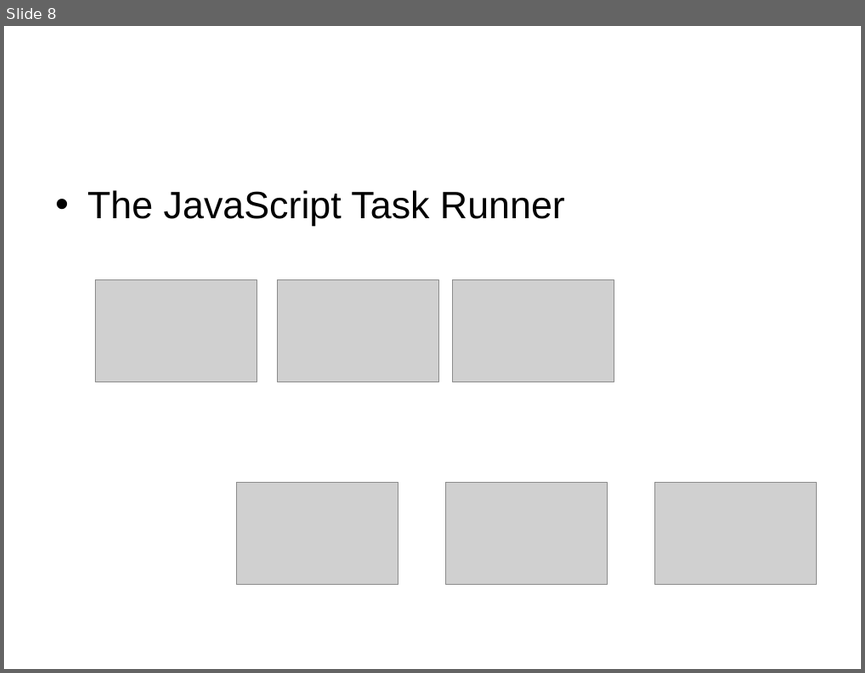
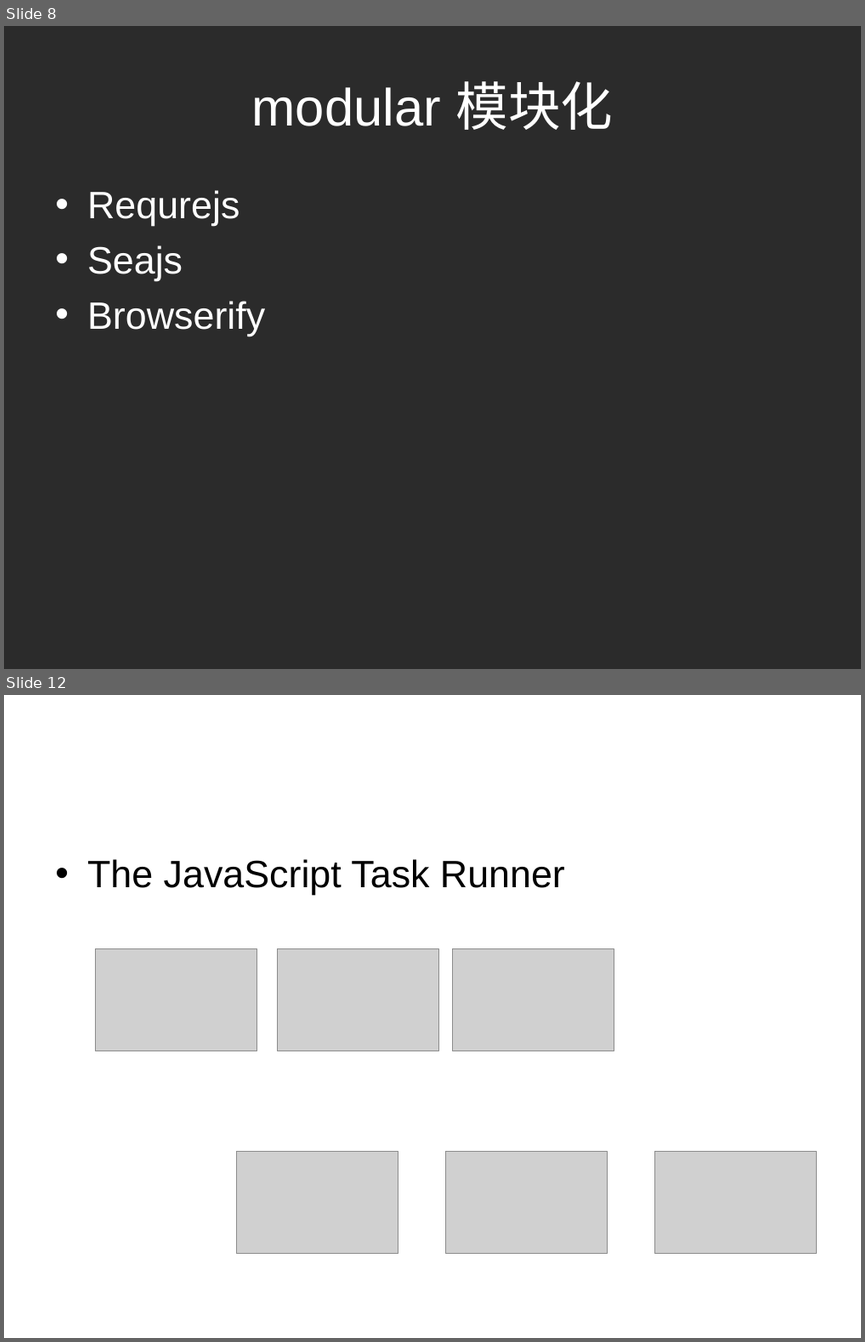
Before and after one commit to georgebbbb/web, a slide deck: FrontEnd.ppt. Shown one above the other, each under a label of ours: slide 8 before the commit, slides 8 and 12 after it; the slides between them are not shown. The pictures are 865x673 and 865x1342 pixels, drawn with LibreOffice and Linux fonts; fonts in the diff are those of the drawing; grey boxes stand for pictures; background and template pictures are left out; a plain dark background stands for a picture behind light text. Boxes give left, top, right and bottom in pixels: in the first picture for what was removed or moved away, otherwise in the second. Text is boxed around its words. In the diff, an @@ line names an element or a change of style, - is before the commit and + after.

```diff
--- a/FrontEnd.ppt
+++ b/FrontEnd.ppt
@@ slide 8 added at [4, 26, 861, 669], background picture (left out) @@
@@ title added at [252, 81, 613, 130], 44 pt, text #FFFFFF @@
+modular 模块化
@@ text added at [87, 190, 265, 336], 32 pt, text #FFFFFF @@
+• Requrejs
+• Seajs
+• Browserify
@@ what was slide 8 is now slide 12 @@
```
Also in this commit, not shown: 4 slides changed, 8 other slides added, 3 slides removed, 16 other files.
